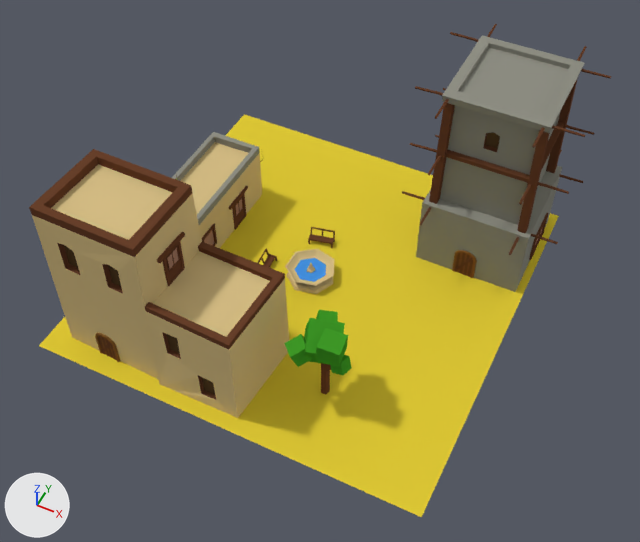
The Blender file WindGame/Assets/Blender/Persia/PersiaModern/Path1Tier3.blend as it was, and as the next commit left it.
Before and after are seen from a camera (50 mm lens) standing at (19.0, -37.3, 47.4) and looking at (1.7, -2.6, 4.0). Arrows for +X, +Y and +Z are at lower left; the lights stay in place.

Objects in the first picture: 'Path1Tier3'.
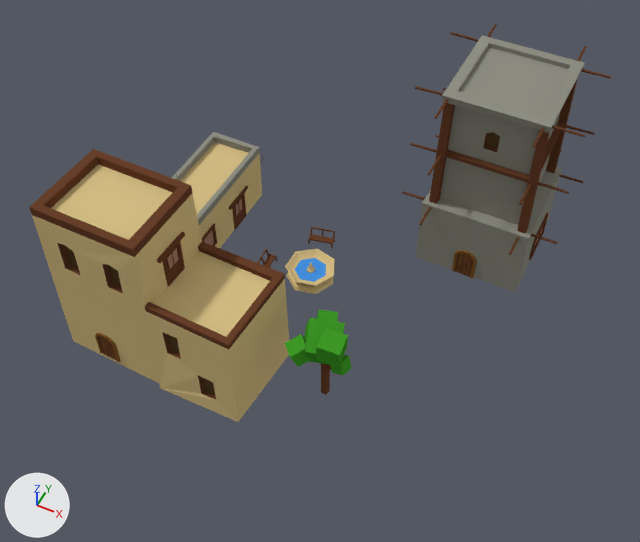
What differs and where, as boxes [x1, y1, x2, y2] in the pictures (640 x 542 px):
'Path1Tier3', reshaped (19% shorter): before [29, 24, 611, 517]; after [29, 24, 611, 422]
part 1 of me_plane_051, deleted (yellow): before [39, 114, 559, 517]

The change, as a list of edits to the scene's bpy script:
```text
Change me_plane_051:
    where me_plane_051.from_pydata(...)  # 4318 vertices, 3727 faces, 2 loose edges; spans x -13.7..14.9, y -13.7..14.8, z -0.4..14.4
    used by ob_path1tier3; location = (0.0, 0.0, 0.0)
    me_plane_051 part 1: the loose piece of 4 vertices spanning x -13.7..13.7, y -13.7..13.7, z 0.0 is deleted
```
